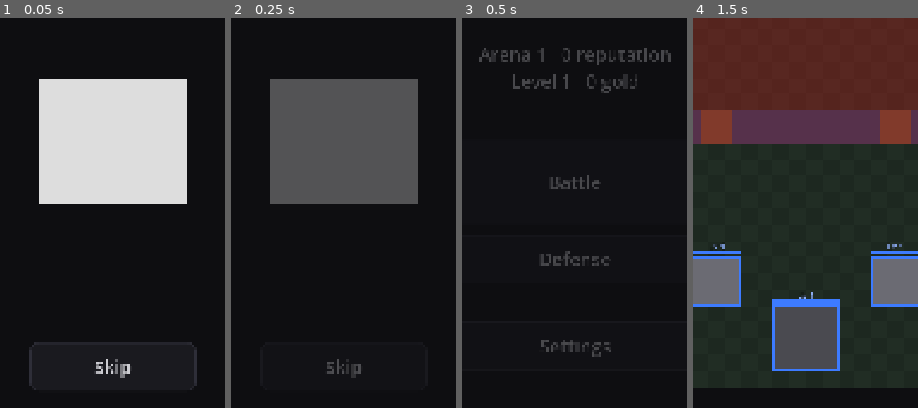
Above: before the commit, frames 1-4 (left to right).
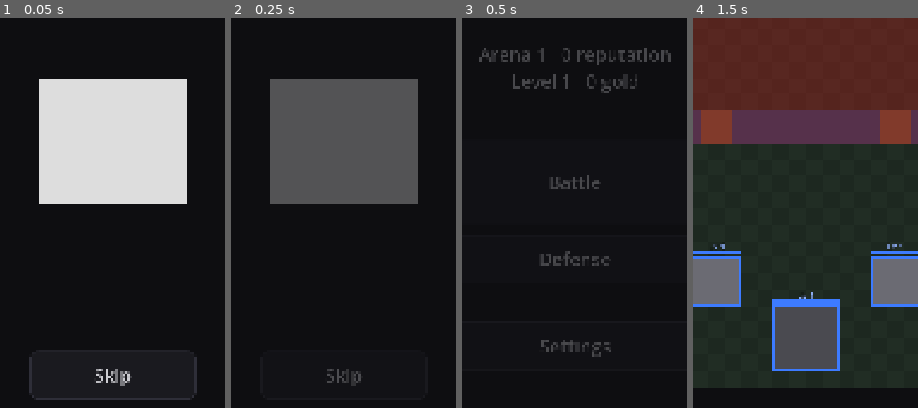
Above: after the commit, the same moments.

Repository: HenryElendheim/ELND
Game: Godot game, scene res://scenes/chest.tscn
Two runs of this game, one before a commit and one after it. Both use one fixed random seed, a clock stepped at 60 frames per second and the inputs below. This scene is started directly instead of the project's main scene.
Inputs (mouse positions are % of the whole screen's width and height, from its top left):
- Up to frame 1 (0.05 s): no input
- Up to frame 2 (0.25 s): no input
- Up to frame 3 (0.5 s): no input
- Up to frame 4 (1.5 s): click "Battle" at 0.5 s; click (24, 89) at 1.27 s
The pictures show only the part of the screen within x 25-75%, y 28-78%; the shares and areas given below are measured in that part.

The runs differ from the first frame. In frame 1, 1.5% of the frame differs, in the area x 12-88%, y 83-98%; in frame 2, 0.4%; in frame 3, nothing differs; in frame 4, nothing differs.

Commit message:
Animate cards coming out of chests and show a summary at the end
Each card now comes out as its tile over a burst of light in its rarity
colour. Common cards pop in, rare ones flip, epic ones burst purple, and
legendaries get a white flash, spinning rays, a slam and a long buzz.
New cards get the codex stamp slammed on.

Skip is on every chest now and jumps to a summary of everything the
chest gave, rarest first, with counts and new or level. The summary also
shows after the last card when you tap through.

Diff:
--- a/scenes/chest.gd
+++ b/scenes/chest.gd
@@ -1,17 +1,55 @@
 extends Control
 ## Opens waiting chests one at a time. Tap the chest and it shakes while Ephrocity leaks out, longer for rarer chests.
 ## Its glow only turns to the rarity colour at the very last moment. A Legendary chest sets off a full containment breach.
-## Then the cards come out one per tap, and a new card gets the codex stamp. Reduced motion skips the shaking and fades.
+## Then the cards come out one per tap, each popping in over a burst of light in its rarity colour.
+## Rare cards flip in, Epic cards burst purple, and a Legendary card gets a white flash, spinning rays and a slam.
+## A new card gets the codex stamp slammed onto it. Skipping, or reaching the end, shows every card the chest gave at once.
+## Reduced motion skips the shaking, popping and spinning, while every card and colour still shows.
 
 const MENU_SCENE := "res://scenes/main_menu.tscn"
 const WINE := Color("#A33B4C")
+const TILE_SIZE := Vector2(300, 380)
+const SUMMARY_TILE := Vector2(0, 250)
+const RARITY_ORDER := ["legendary", "epic", "rare", "common"]
+
+## Rays of light that spin behind a revealed card, with a soft glow in the middle. Strength runs from 0 to 1.
+class Burst extends Control:
+	var colour := Color.WHITE
+	var strength := 0.0
+	var rays := 0
+	var spin := 0.0
+
+	func _process(delta: float) -> void:
+		if strength > 0.0:
+			if not Settings.reduced_motion():
+				spin += delta * 0.6
+			queue_redraw()
+
+	func _draw() -> void:
+		if strength <= 0.0:
+			return
+		var middle := size / 2.0
+		# The rays reach well past the edges, which keeps the layout small while the light fills the screen.
+		var reach := minf(size.x, size.y) * 0.8
+		draw_circle(middle, reach * 0.55, Color(colour, 0.35 * strength))
+		draw_circle(middle, reach * 0.35, Color(colour.lightened(0.4), 0.4 * strength))
+		for i in rays:
+			var angle := spin + TAU * i / rays
+			var tip := middle + Vector2.from_angle(angle) * reach
+			var side := Vector2.from_angle(angle + PI / 2.0) * reach * 0.08
+			draw_colored_polygon(PackedVector2Array([middle, tip + side, tip - side]), Color(colour, 0.3 * strength))
+
 
 var _chest := ColorRect.new()
+var _tile: CardTile
+var _burst := Burst.new()
 var _title: Label
 var _detail: Label
 var _stamp: Label
 var _alarm := ColorRect.new()
+var _flash := ColorRect.new()
 var _skip: Button
+var _summary: Control = null
 var _opened := {}
 var _reveal := -1
 var _busy := false
@@ -19,10 +57,12 @@
 
 func _ready() -> void:
 	set_anchors_preset(PRESET_FULL_RECT)
-	_alarm.set_anchors_preset(PRESET_FULL_RECT)
+	for cover in [_alarm, _flash]:
+		cover.set_anchors_preset(PRESET_FULL_RECT)
+		cover.mouse_filter = MOUSE_FILTER_IGNORE
+		add_child(cover)
 	_alarm.color = Color(0.7, 0, 0, 0)
-	_alarm.mouse_filter = MOUSE_FILTER_IGNORE
-	add_child(_alarm)
+	_flash.color = Color(1, 1, 1, 0)
 
 	var column := VBoxContainer.new()
 	column.set_anchors_preset(PRESET_FULL_RECT)
@@ -33,15 +73,26 @@
 	add_child(column)
 	_title = _centered(column, "TitleLabel")
 	var holder := CenterContainer.new()
-	holder.custom_minimum_size.y = 420
+	holder.custom_minimum_size.y = 460
 	holder.mouse_filter = MOUSE_FILTER_IGNORE
 	column.add_child(holder)
+	_burst.custom_minimum_size = Vector2(460, 460)
+	_burst.mouse_filter = MOUSE_FILTER_IGNORE
+	holder.add_child(_burst)
 	_chest.mouse_filter = MOUSE_FILTER_IGNORE
 	_chest.custom_minimum_size = Vector2(360, 300)
 	_chest.pivot_offset = _chest.custom_minimum_size / 2.0
 	holder.add_child(_chest)
+	_tile = CardTile.new()
+	_tile.size_flags_horizontal = SIZE_SHRINK_CENTER
+	_tile.custom_minimum_size = TILE_SIZE
+	_tile.pivot_offset = TILE_SIZE / 2.0
+	_tile.mouse_filter = MOUSE_FILTER_IGNORE
+	_tile.visible = false
+	holder.add_child(_tile)
 	_detail = _centered(column, "HeadingLabel")
 	_stamp = _centered(column, "HeadingLabel")
+	_stamp.add_theme_color_override("font_color", WINE.lightened(0.3))
 	_skip = Ui.button("Skip", _skip_to_end)
 	_skip.size_flags_horizontal = SIZE_SHRINK_CENTER
 	_skip.custom_minimum_size.x = 400
@@ -69,11 +120,15 @@
 	_stamp.text = ""
 	_chest.color = Color("#2A2A33")
 	_chest.rotation = 0.0
+	_chest.visible = true
+	_tile.visible = false
+	_burst.strength = 0.0
+	_burst.queue_redraw()
 	_skip.visible = false
 
 
 func _gui_input(event: InputEvent) -> void:
-	if event is InputEventMouseButton and event.pressed and not _busy:
+	if event is InputEventMouseButton and event.pressed and not _busy and _summary == null:
 		if _opened.is_empty():
 			_open()
 		else:
@@ -110,34 +165,208 @@
 	Sfx.play("chest")
 	_title.text = "%s chest" % rarity.capitalize()
 	_buzz(400 if rarity in ["epic", "legendary"] else 120)
-	_skip.visible = rarity in ["common", "rare"]
+	_skip.visible = true
 	_busy = false
 	_next_card()
 
 
-## Shows the next card from the chest, then the next chest once every card has been seen.
+## Shows the next card from the chest, then the summary once every card has been seen.
 func _next_card() -> void:
 	_reveal += 1
 	var cards: Array = _opened.cards
 	if _reveal >= cards.size():
-		_show_waiting()
+		_show_summary()
 		return
 	var drop: Dictionary = cards[_reveal]
 	if drop.has("text"):
+		_tile.visible = false
+		_chest.visible = true
+		_burst.strength = 0.0
 		_detail.text = drop.text
 		_stamp.text = ""
 		_buzz(250)
 		return
+	_chest.visible = false
 	var card: Dictionary = Data.table("cards").cards[drop.id]
 	_detail.text = "%s  x%d\nLevel %d" % [card.name, drop.count, drop.level]
 	_stamp.text = "NEW ANOMALY ACQUIRED" if drop.new else ("Level up" if drop.levelled else "")
+	_tile.card_id = drop.id
+	_tile.visible = true
+	_tile.queue_redraw()
+	var rarity := Progress.card_rarity(drop.id)
+	_burst.colour = Color(Data.table("chests").colours.get(rarity, "#FFFFFF"))
+	_burst.rays = {"common": 0, "rare": 8, "epic": 12, "legendary": 18}.get(rarity, 0)
+	if rarity == "legendary":
+		await _legendary_reveal()
+	else:
+		_pop_in(rarity)
+	if _stamp.text != "":
+		_slam(_stamp)
 	if drop.new or drop.levelled:
 		_buzz(150)
 
 
+## A normal card pops up from small with a little overshoot. Rare cards flip in, and Epic ones hit with a bigger burst.
+func _pop_in(rarity: String) -> void:
+	_burst.strength = {"common": 0.4, "rare": 0.7, "epic": 1.0}.get(rarity, 0.4)
+	Sfx.play("card" if rarity == "common" else "card_rare")
+	if rarity == "epic":
+		_buzz(200)
+	if Settings.reduced_motion():
+		_tile.scale = Vector2.ONE
+		return
+	var tween := create_tween().set_trans(Tween.TRANS_BACK).set_ease(Tween.EASE_OUT)
+	if rarity == "common":
+		_tile.scale = Vector2.ONE * 0.3
+		tween.tween_property(_tile, "scale", Vector2.ONE, 0.25)
+	else:
+		_tile.scale = Vector2(0.0, 1.0)
+		tween.tween_property(_tile, "scale", Vector2.ONE, 0.3 if rarity == "rare" else 0.4)
+	_burst.strength = 0.0
+	create_tween().tween_property(_burst, "strength", {"common": 0.4, "rare": 0.7, "epic": 1.0}.get(rarity, 0.4), 0.3)
+
+
+## A Legendary card: the screen flashes white, golden rays spin up, then the card slams in bigger than life and settles,
+## with a long buzz. Taps wait until it has landed.
+func _legendary_reveal() -> void:
+	_busy = true
+	_title.text = "LEGENDARY"
+	Sfx.play("legendary")
+	_buzz(600)
+	if Settings.reduced_motion():
+		_burst.strength = 1.0
+		_tile.scale = Vector2.ONE
+		_busy = false
+		return
+	_tile.visible = false
+	_flash.color.a = 0.0
+	var flash := create_tween()
+	flash.tween_property(_flash, "color:a", 0.9, 0.12)
+	flash.tween_property(_flash, "color:a", 0.0, 0.5)
+	var glow := create_tween()
+	glow.tween_property(_burst, "strength", 1.0, 0.5)
+	await get_tree().create_timer(0.35).timeout
+	# Skipping during the build-up shows the summary instead, so the card stays hidden.
+	if _summary != null:
+		return
+	_tile.visible = true
+	_tile.scale = Vector2.ONE * 2.2
+	_tile.rotation = -0.2
+	var slam := create_tween().set_parallel().set_trans(Tween.TRANS_BACK).set_ease(Tween.EASE_OUT)
+	slam.tween_property(_tile, "scale", Vector2.ONE, 0.45)
+	slam.tween_property(_tile, "rotation", 0.0, 0.45)
+	await slam.finished
+	if _summary != null:
+		return
+	var wobble := create_tween()
+	for i in 4:
+		wobble.tween_property(_tile, "rotation", 0.05 * (1 if i % 2 == 0 else -1), 0.06)
+	wobble.tween_property(_tile, "rotation", 0.0, 0.06)
+	await wobble.finished
+	_busy = false
+
+
+## Slams a label down from big, as the codex stamp does.
+func _slam(label: Label) -> void:
+	if Settings.reduced_motion():
+		return
+	label.pivot_offset = label.size / 2.0
+	label.scale = Vector2.ONE * 2.5
+	create_tween().set_trans(Tween.TRANS_BACK).set_ease(Tween.EASE_OUT).tween_property(label, "scale", Vector2.ONE, 0.3)
+
+
 func _skip_to_end() -> void:
-	_reveal = _opened.get("cards", []).size() - 1
-	_next_card()
+	_show_summary()
+
+
+## Every card the chest gave, rarest first, each with how many came and whether it is new or levelled up,
+## then any extras such as evolutions. The tiles pop in one after another unless reduced motion is on.
+func _show_summary() -> void:
+	_busy = false
+	_skip.visible = false
+	_tile.visible = false
+	_chest.visible = false
+	_burst.strength = 0.0
+	_burst.queue_redraw()
+	_detail.text = ""
+	_stamp.text = ""
+	_title.text = ""
+	var cards: Array = _opened.get("cards", [])
+	var drops := cards.filter(func(drop: Dictionary) -> bool: return drop.has("id"))
+	drops.sort_custom(_rarer_first)
+
+	_summary = MarginContainer.new()
+	_summary.set_anchors_preset(PRESET_FULL_RECT)
+	for side in ["left", "right"]:
+		_summary.add_theme_constant_override("margin_" + side, Screen.SIDE_MARGIN)
+	_summary.add_theme_constant_override("margin_top", Screen.TOP_MARGIN)
+	_summary.add_theme_constant_override("margin_bottom", Screen.SIDE_MARGIN)
+	add_child(_summary)
+	var column := VBoxContainer.new()
+	column.add_theme_constant_override("separation", 24)
+	_summary.add_child(column)
+	var heading := Ui.label("%s chest" % String(_opened.get("rarity", "")).capitalize(), "TitleLabel")
+	heading.horizontal_alignment = HORIZONTAL_ALIGNMENT_CENTER
+	column.add_child(heading)
+	var scroll := ScrollContainer.new()
+	scroll.horizontal_scroll_mode = ScrollContainer.SCROLL_MODE_DISABLED
+	scroll.size_flags_vertical = SIZE_EXPAND_FILL
+	DragScroll.attach(scroll)
+	column.add_child(scroll)
+	var list := VBoxContainer.new()
+	list.size_flags_horizontal = SIZE_EXPAND_FILL
+	list.add_theme_constant_override("separation", 24)
+	scroll.add_child(list)
+	var grid := GridContainer.new()
+	grid.columns = 4
+	grid.add_theme_constant_override("h_separation", 16)
+	grid.add_theme_constant_override("v_separation", 16)
+	list.add_child(grid)
+	for i in drops.size():
+		grid.add_child(_summary_entry(drops[i], i))
+	for drop in cards:
+		if drop.has("text"):
+			list.add_child(Ui.label(drop.text, "HeadingLabel"))
+	var done := Ui.button("Continue", _close_summary)
+	done.custom_minimum_size.y = 130
+	column.add_child(done)
+	_buzz(120)
+
+
+## One card in the summary: the tile, how many came, and NEW or its level. Legendary cards sit on a small golden glow.
+func _summary_entry(drop: Dictionary, index: int) -> Control:
+	var box := VBoxContainer.new()
+	box.size_flags_horizontal = SIZE_EXPAND_FILL
+	var tile := CardTile.new(drop.id)
+	tile.custom_minimum_size = SUMMARY_TILE
+	tile.mouse_filter = MOUSE_FILTER_IGNORE
+	tile.evolution = Progress.card_rarity(drop.id) == "legendary"
+	box.add_child(tile)
+	var line := "x%d  %s" % [drop.count, "NEW" if drop.new else ("Lv %d" % drop.level)]
+	var label := Ui.label(line, "HeadingLabel" if drop.new or drop.levelled else "")
+	label.horizontal_alignment = HORIZONTAL_ALIGNMENT_CENTER
+	box.add_child(label)
+	if not Settings.reduced_motion():
+		box.modulate.a = 0.0
+		var tween := create_tween()
+		tween.tween_interval(0.04 * index)
+		tween.tween_property(box, "modulate:a", 1.0, 0.15)
+	return box
+
+
+func _rarer_first(a: Dictionary, b: Dictionary) -> bool:
+	var first := RARITY_ORDER.find(Progress.card_rarity(a.id))
+	var second := RARITY_ORDER.find(Progress.card_rarity(b.id))
+	if first != second:
+		return first < second
+	return int(a.count) > int(b.count)
+
+
+func _close_summary() -> void:
+	if _summary != null:
+		_summary.queue_free()
+		_summary = null
+	_show_waiting()
 
 
 func _buzz(ms: int) -> void:
--- a/scripts/autoload/sfx.gd
+++ b/scripts/autoload/sfx.gd
@@ -11,6 +11,9 @@
 	"tower_down": [180.0, 50.0, 0.45, 0.7],
 	"chest": [300.0, 900.0, 0.25, 0.45],
 	"evolve": [440.0, 1100.0, 0.2, 0.4],
+	"card": [620.0, 820.0, 0.07, 0.3],
+	"card_rare": [480.0, 1200.0, 0.16, 0.4],
+	"legendary": [160.0, 1500.0, 0.7, 0.6],
 }
 const VOICES := 6
 
Not shown, changed: docs/design-doc.md
Not shown, changed: docs/project-notes.md
